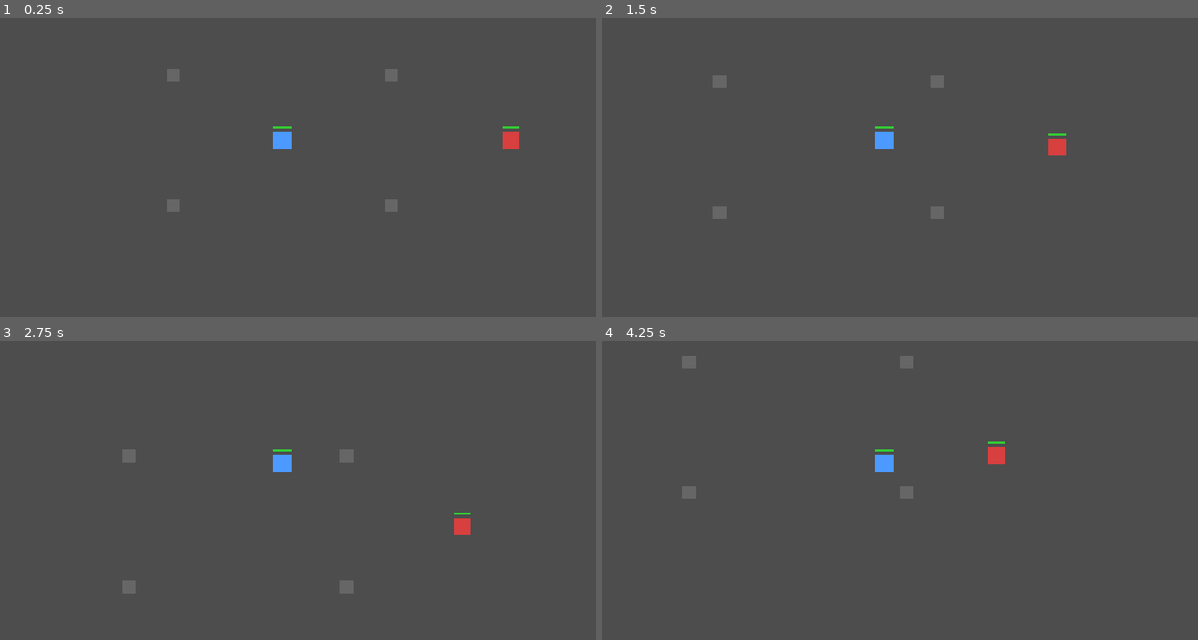
Above: before the commit, frames 1-4 (two rows, left to right).
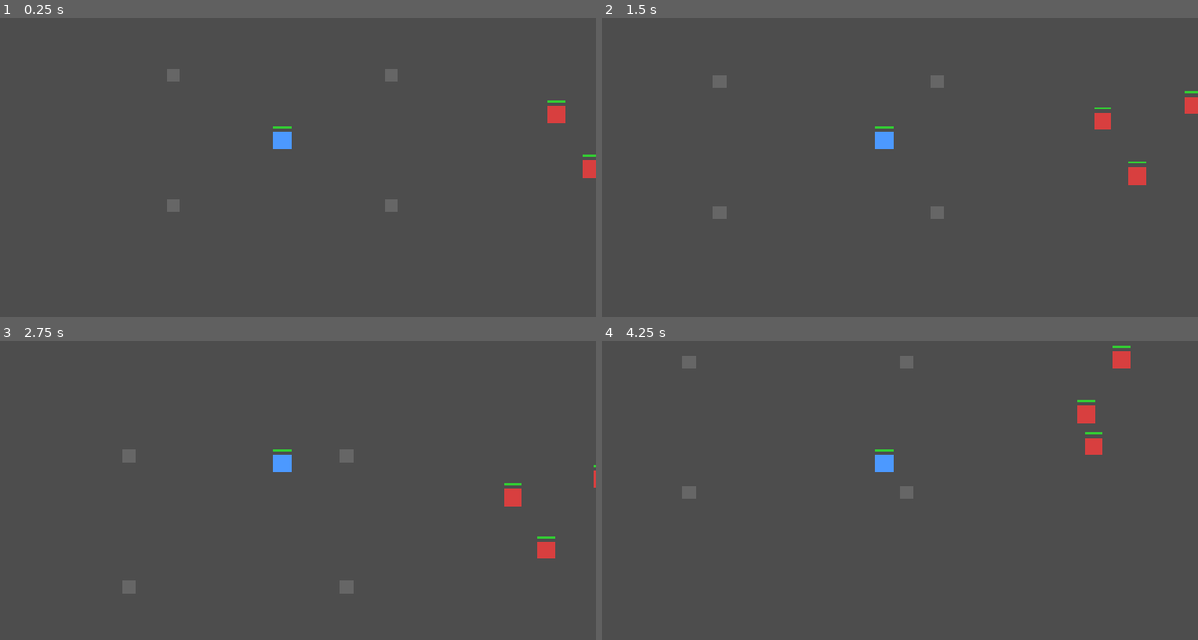
Above: after the commit, the same moments.

Repository: a07030601-sys/woodgame
Game: Godot game, scene res://scenes/main.tscn
Two runs of this game, one before a commit and one after it. Both use one fixed random seed, a clock stepped at 60 frames per second and the inputs below.
Inputs (mouse positions are in pixels of both pictures, inside the frame that each line leads up to):
- Up to frame 1 (0.25 s): no input
- Up to frame 2 (1.5 s): tap Enter at 0.5 s; move the mouse to (1025, 122) at 0.52 s; press the mouse at (1025, 122) at 0.53 s; move the mouse to (756, 158) at 1.27 s; release the mouse at (756, 158) at 1.28 s; click (756, 158) at 1.35 s
- Up to frame 3 (2.75 s): move the mouse to (345, 385) at 2.02 s; press the mouse at (345, 385) at 2.03 s
- Up to frame 4 (4.25 s): move the mouse to (852, 535) at 2.77 s; release the mouse at (852, 535) at 2.78 s; click (852, 535) at 2.85 s; move the mouse to (1072, 517) at 3.52 s; press the mouse at (1072, 517) at 3.53 s

The runs differ from the first frame. In frame 1, 0.5% of the frame differs, in the area x 84-100%, y 27-54%; in frame 2, 0.7%; in frame 3, 0.6%; in frame 4, 0.8%, in the area x 64-89%, y 1-42%.

Commit message:
階段 2：怪物生成點與重生
Co-Authored-By: Claude Opus 5.5 <noreply@anthropic.com>

Diff:
--- a/scenes/main.tscn
+++ b/scenes/main.tscn
@@ -1,8 +1,9 @@
-[gd_scene load_steps=4 format=3]
+[gd_scene load_steps=5 format=3]
 
 [ext_resource type="PackedScene" path="res://scenes/player.tscn" id="1_player"]
 [ext_resource type="PackedScene" path="res://scenes/monster.tscn" id="2_monster"]
 [ext_resource type="Script" path="res://scripts/main.gd" id="3_main"]
+[ext_resource type="Script" path="res://scripts/monsters/monster_spawner.gd" id="4_spawner"]
 
 [node name="Main" type="Node2D"]
 script = ExtResource("3_main")
@@ -31,8 +32,15 @@
 
 [node name="Player" parent="." instance=ExtResource("1_player")]
 
-[node name="Monster" parent="." instance=ExtResource("2_monster")]
-position = Vector2(420, 0)
+[node name="MonsterSpawnerEast" type="Node2D" parent="."]
+position = Vector2(550, 0)
+script = ExtResource("4_spawner")
+monster_scene = ExtResource("2_monster")
+
+[node name="MonsterSpawnerSouth" type="Node2D" parent="."]
+position = Vector2(0, 600)
+script = ExtResource("4_spawner")
+monster_scene = ExtResource("2_monster")
 
 [node name="PlayerSpawnPoint" type="Marker2D" parent="."]
 position = Vector2(-150, 0)
--- a/scripts/monsters/monster.gd
+++ b/scripts/monsters/monster.gd
@@ -1,5 +1,7 @@
 class_name Monster
 extends CharacterBody2D
+
+signal died
 
 enum State { IDLE, PATROL, CHASE, ATTACK }
 
@@ -244,4 +246,5 @@
 
 
 func _on_died() -> void:
+	died.emit()
 	queue_free()
--- /dev/null
+++ b/scripts/monsters/monster_spawner.gd
@@ -0,0 +1,64 @@
+class_name MonsterSpawner
+extends Node2D
+
+@export var monster_scene: PackedScene
+@export var max_alive: int = 3
+@export var spawn_radius: float = 150.0
+@export var respawn_delay: float = 5.0
+# 選到的生成位置離玩家小於此距離就重選
+@export var min_player_distance: float = 300.0
+
+# 單次生成最多重選幾次位置，都不合格就延後再試，避免無窮迴圈
+const MAX_POSITION_ATTEMPTS: int = 20
+const RETRY_DELAY: float = 1.0
+
+var _alive_count: int = 0
+
+
+func _ready() -> void:
+	if monster_scene == null:
+		push_warning("%s 沒有設定 monster_scene" % name)
+		return
+
+	for i: int in max_alive:
+		_spawn_monster()
+
+
+func _spawn_monster() -> void:
+	if _alive_count >= max_alive:
+		return
+
+	var player: Node2D = get_tree().get_first_node_in_group("player") as Node2D
+	var spawn_point: Vector2 = Vector2.ZERO
+	var found: bool = false
+	for attempt: int in MAX_POSITION_ATTEMPTS:
+		spawn_point = _pick_spawn_point()
+		if player == null or spawn_point.distance_to(player.global_position) >= min_player_distance:
+			found = true
+			break
+	if not found:
+		# 玩家站在生成範圍裡，晚點再試
+		_schedule_spawn(RETRY_DELAY)
+		return
+
+	var monster: Monster = monster_scene.instantiate() as Monster
+	# 先設定位置再加入場景樹，怪物在 _ready 才會記錄到正確的出生位置
+	monster.position = to_local(spawn_point)
+	monster.died.connect(_on_monster_died)
+	_alive_count += 1
+	add_child(monster, true)
+
+
+func _pick_spawn_point() -> Vector2:
+	# 半徑取平方根，讓選到的點在圓內均勻分布
+	var offset: Vector2 = Vector2.from_angle(randf() * TAU) * sqrt(randf()) * spawn_radius
+	return global_position + offset
+
+
+func _schedule_spawn(delay: float) -> void:
+	get_tree().create_timer(delay).timeout.connect(_spawn_monster)
+
+
+func _on_monster_died() -> void:
+	_alive_count -= 1
+	_schedule_spawn(respawn_delay)
Not shown, added: scripts/monsters/monster_spawner.gd.uid
